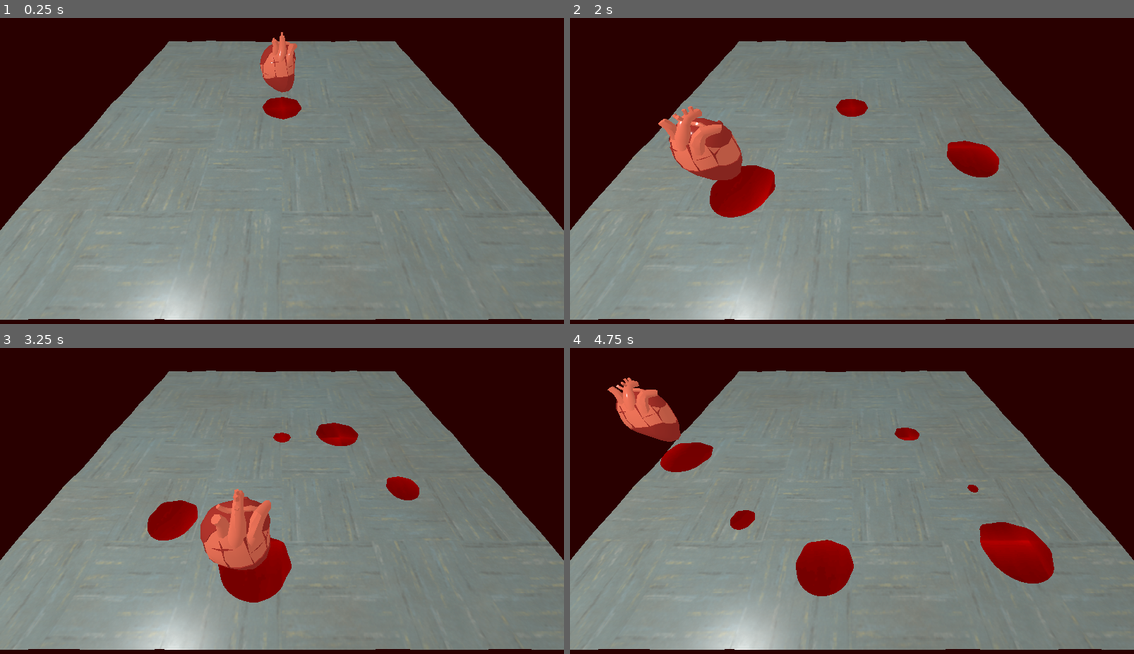
Above: before the commit, frames 1-4 (two rows, left to right).
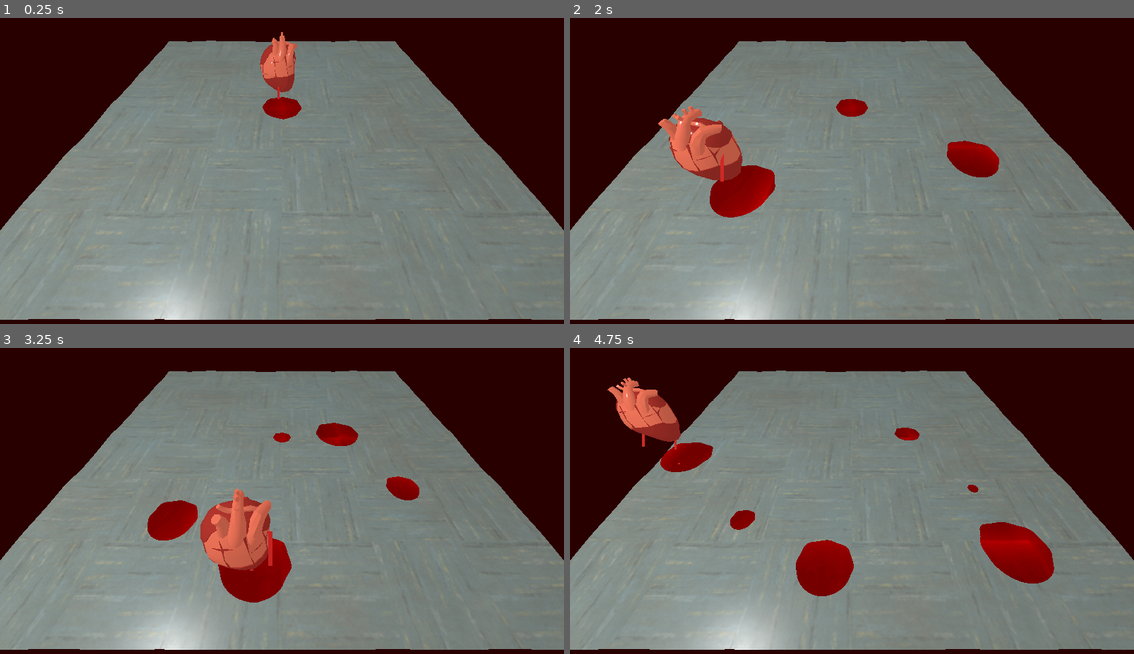
Above: after the commit, the same moments.

Repository: dip000/my-godotshaders
Game: Godot game, scene res://Main.tscn
The game is run twice, just before and just after one commit, with the same random seed, the same clock (stepped at 60 frames per second) and the same inputs.
Inputs (mouse positions are in pixels of both pictures, inside the frame that each line leads up to):
- Up to frame 1 (0.25 s): no input
- Up to frame 2 (2 s): move the mouse to (976, 155) at 0.52 s; move the mouse to (739, 186) at 1.27 s
- Up to frame 3 (3.25 s): move the mouse to (338, 430) at 2.02 s; move the mouse to (253, 565) at 2.77 s
- Up to frame 4 (4.75 s): move the mouse to (1021, 546) at 3.52 s; move the mouse to (682, 452) at 4.27 s

The runs differ from the first frame. In frame 1, less than 0.1% of the frame differs, in the area x 49-50%, y 22-27%; in frame 2, less than 0.1%; in frame 3, less than 0.1%, in the area x 44-49%, y 59-73%; in frame 4, less than 0.1%.

Commit message:
Added bloody particles

Diff:
--- a/BloodyPool/Main.tscn
+++ b/BloodyPool/Main.tscn
@@ -36,6 +36,18 @@
 ambient_light_source = 2
 ambient_light_color = Color(1, 1, 1, 1)
 
+[sub_resource type="StandardMaterial3D" id="StandardMaterial3D_6gd7l"]
+transparency = 1
+albedo_color = Color(0.631373, 0.0941176, 0.0862745, 1)
+billboard_mode = 3
+particles_anim_h_frames = 1
+particles_anim_v_frames = 1
+particles_anim_loop = false
+
+[sub_resource type="QuadMesh" id="QuadMesh_uxyhy"]
+material = SubResource("StandardMaterial3D_6gd7l")
+size = Vector2(0.01, 0.085)
+
 [node name="ExampleOfUse" type="Node3D"]
 transform = Transform3D(1, 0, 0, 0, 1, 0, 0, 0, 1, 1, 0, 1)
 script = ExtResource("1_dfam4")
@@ -56,5 +68,11 @@
 [node name="hearth" parent="." instance=ExtResource("7_ahlj3")]
 transform = Transform3D(0.4, 0, 0, 0, 0.4, 0, 0, 0, 0.4, 0, 0.245, 0)
 
+[node name="CPUParticles3D" type="CPUParticles3D" parent="hearth"]
+local_coords = true
+mesh = SubResource("QuadMesh_uxyhy")
+emission_shape = 1
+emission_sphere_radius = 0.25
+
 [node name="OmniLight3D" type="OmniLight3D" parent="."]
 transform = Transform3D(1, 0, 0, 0, 1, 0, 0, 0, 1, -0.838217, 1.24, 0.976432)
Not shown: 1 places in BloodyPool/Main.tscn that only renumber resources
